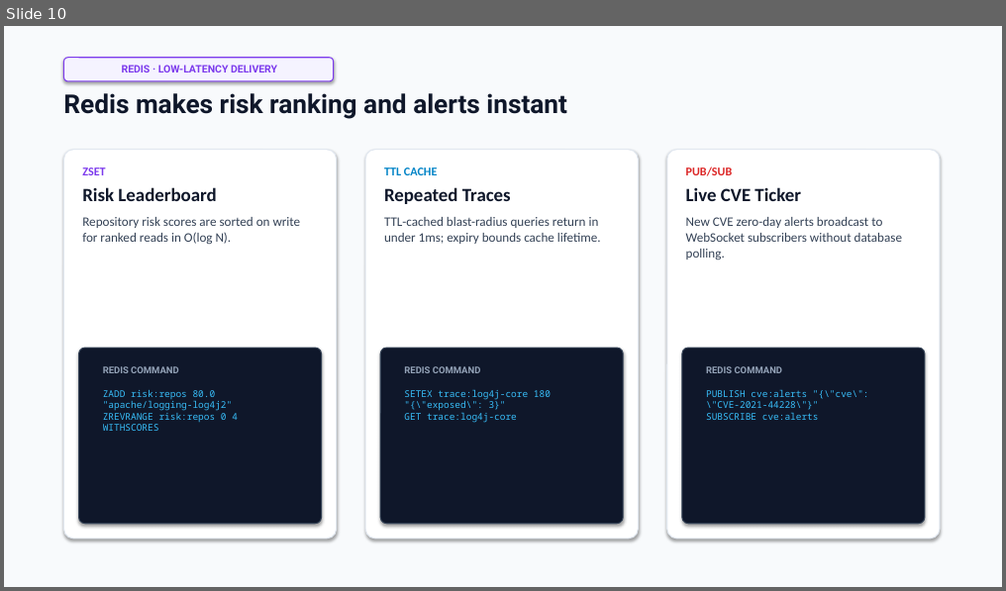
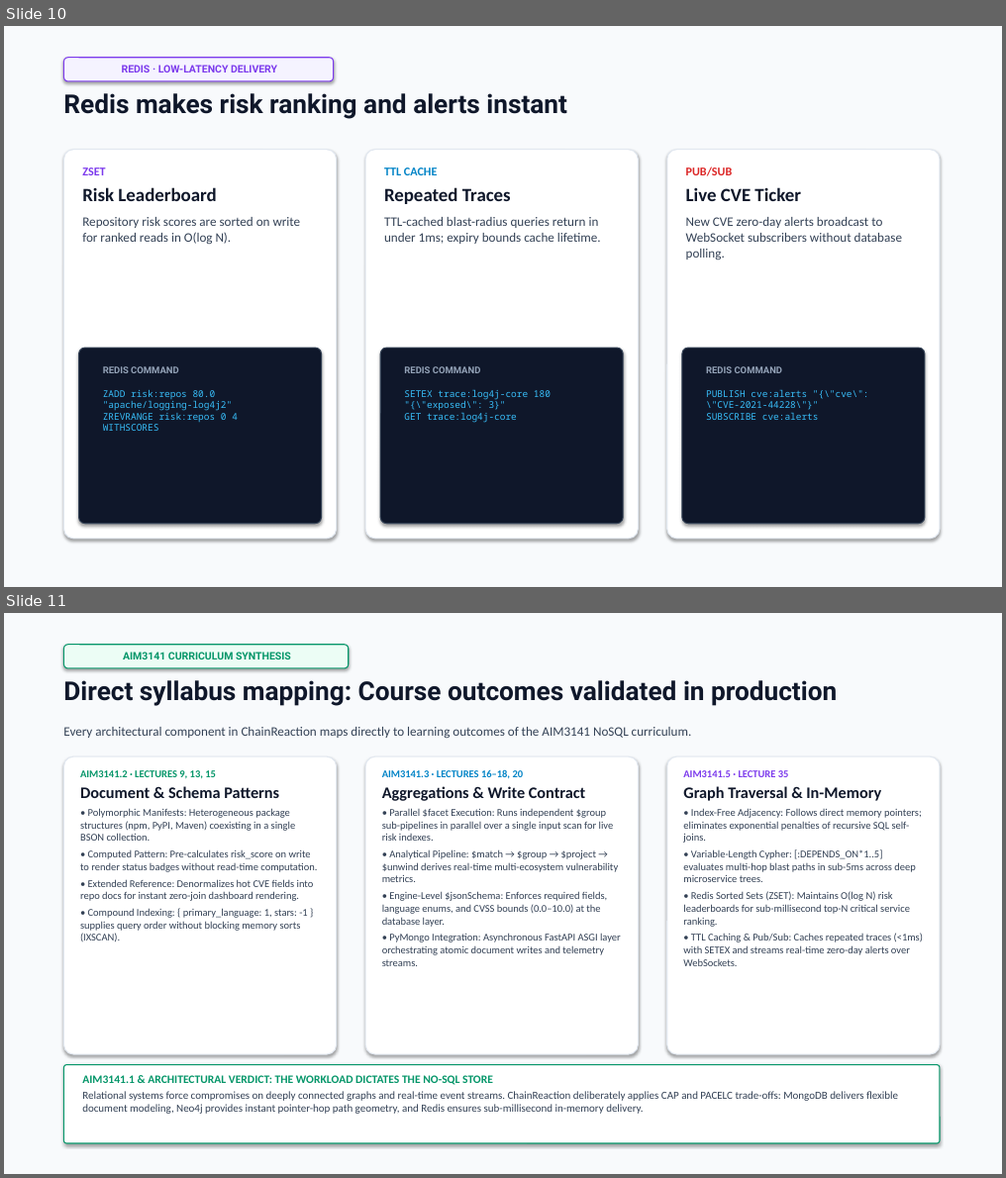
Before and after one commit to Sid-V5/ChainReaction, a slide deck: ChainReaction-Engineering-a-Polyglot-NoSQL-Dependency-and-Blast-Radius-Engine.pptx. Shown one above the other, each under a label of ours: slide 10 before the commit, slides 10 and 11 after it. The pictures are 1006x591 and 1006x1178 pixels, drawn with LibreOffice and Linux fonts; fonts in the diff are those of the drawing. Boxes give left, top, right and bottom in pixels: in the first picture for what was removed or moved away, otherwise in the second. Text is boxed around its words. In the diff, an @@ line names an element or a change of style, - is before the commit and + after.

Commit message:
feat(presentation): add Slide 11 covering AIM3141 syllabus curriculum mapping and architectural synthesis

```diff
--- a/ChainReaction-Engineering-a-Polyglot-NoSQL-Dependency-and-Blast-Radius-Engine.pptx
+++ b/ChainReaction-Engineering-a-Polyglot-NoSQL-Dependency-and-Blast-Radius-Engine.pptx
@@ slide 11 added at (4, 613, 1002, 1174), background #FFFFFF @@
@@ rectangle added at (4, 613, 1002, 1174), fill #F8FAFC @@
@@ rounded rectangle added at (63, 645, 349, 668), fill #ECFDF5, outline #059669 1 pt, 10 pt, text #059669, bold @@
+AIM3141 CURRICULUM SYNTHESIS
@@ text added at (63, 680, 837, 706), 25 pt, text #0F172A, bold @@
+Direct syllabus mapping: Course outcomes validated in production
@@ text added at (63, 727, 692, 739), 12.5 pt, text #334155 @@
+Every architectural component in ChainReaction maps directly to learning outcomes of the AIM3141 NoSQL curriculum.
@@ rounded rectangle added at (63, 757, 337, 1055), fill #FFFFFF, outline #E2E8F0 1 pt @@
@@ rounded rectangle added at (365, 757, 638, 1055), fill #FFFFFF, outline #E2E8F0 1 pt @@
@@ rounded rectangle added at (667, 757, 940, 1055), fill #FFFFFF, outline #E2E8F0 1 pt @@
@@ text added at (80, 770, 317, 942), 10 pt, text #334155 @@
+AIM3141.2 · LECTURES 9, 13, 15
+Document & Schema Patterns
+• Polymorphic Manifests: Heterogeneous package structures (npm, PyPI, Maven) coexisting in a single BSON collection.
+• Computed Pattern: Pre-calculates risk_score on write to render status badges without read-time computation.
+• Extended Reference: Denormalizes hot CVE fields into repo docs for instant zero-join dashboard rendering.
+• Compound Indexing: { primary_language: 1, stars: -1 } supplies query order without blocking memory sorts (IXSCAN).
@@ text added at (382, 769, 621, 966), 10 pt, text #334155 @@
+AIM3141.3 · LECTURES 16–18, 20
+Aggregations & Write Contract
+• Parallel $facet Execution: Runs independent $group sub-pipelines in parallel over a single input scan for live risk indexes.
+• Analytical Pipeline: $match → $group → $project → $unwind derives real-time multi-ecosystem vulnerability metrics.
+• Engine-Level $jsonSchema: Enforces required fields, language enums, and CVSS bounds (0.0–10.0) at the database layer.
+• PyMongo Integration: Asynchronous FastAPI ASGI layer orchestrating atomic document writes and telemetry streams.
@@ text added at (683, 770, 923, 966), 10 pt, text #334155 @@
+AIM3141.5 · LECTURE 35
+Graph Traversal & In-Memory
+• Index-Free Adjacency: Follows direct memory pointers; eliminates exponential penalties of recursive SQL self-joins.
+• Variable-Length Cypher: [:DEPENDS_ON*1..5] evaluates multi-hop blast paths in sub-5ms across deep microservice trees.
+• Redis Sorted Sets (ZSET): Maintains O(log N) risk leaderboards for sub-millisecond top-N critical service ranking.
+• TTL Caching & Pub/Sub: Caches repeated traces (<1ms) with SETEX and streams real-time zero-day alerts over WebSockets.
@@ rounded rectangle added at (63, 1065, 940, 1144), fill #FFFFFF, outline #059669 1 pt @@
@@ text added at (82, 1075, 898, 1114), 10.5 pt, text #334155 @@
+AIM3141.1 & ARCHITECTURAL VERDICT: THE WORKLOAD DICTATES THE NO-SQL STORE
+Relational systems force compromises on deeply connected graphs and real-time event streams. ChainReaction deliberately applies CAP and PACELC trade-offs: MongoDB delivers flexible document modeling, Neo4j provides instant pointer-hop path geometry, and Redis ensures sub-millisecond in-memory delivery.
```
Also in this commit, not shown: 1 other file.
